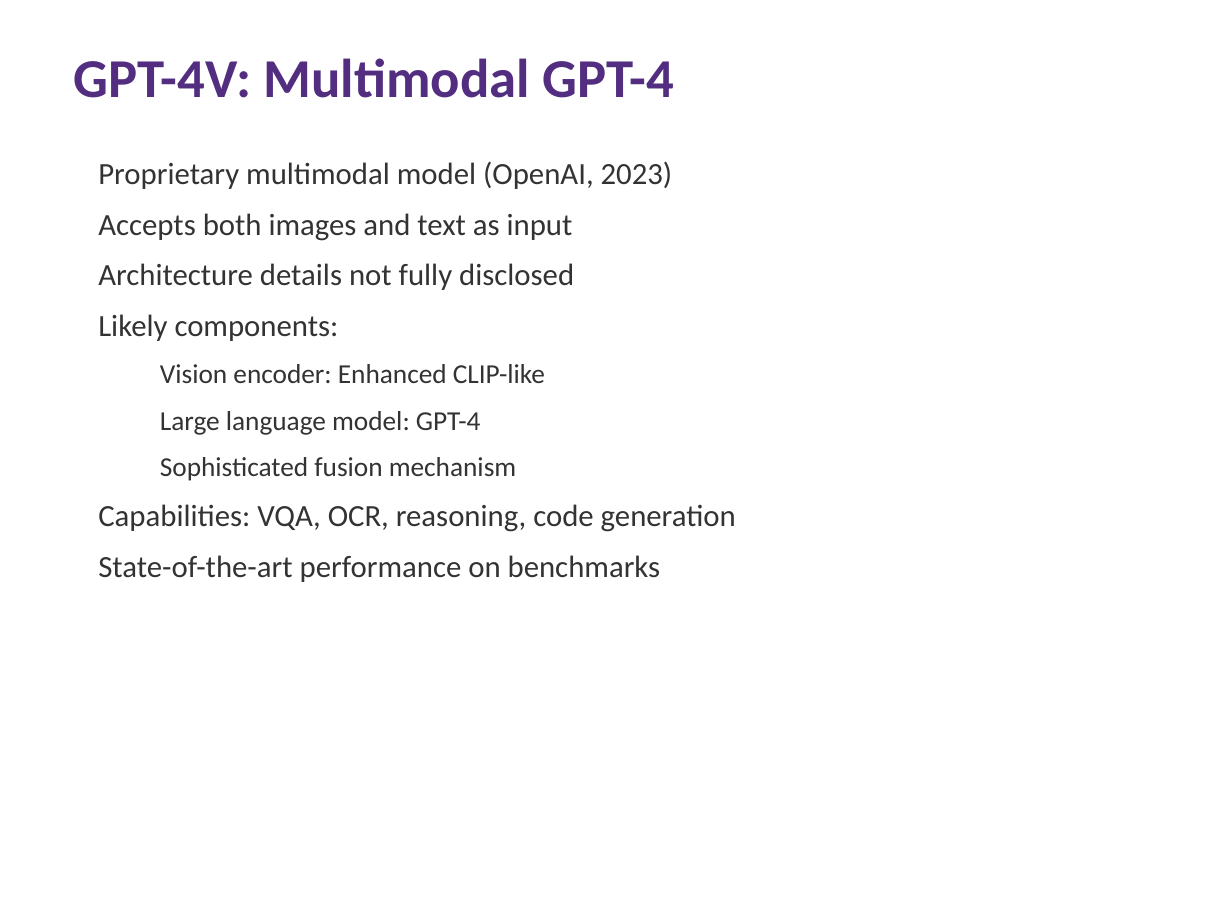
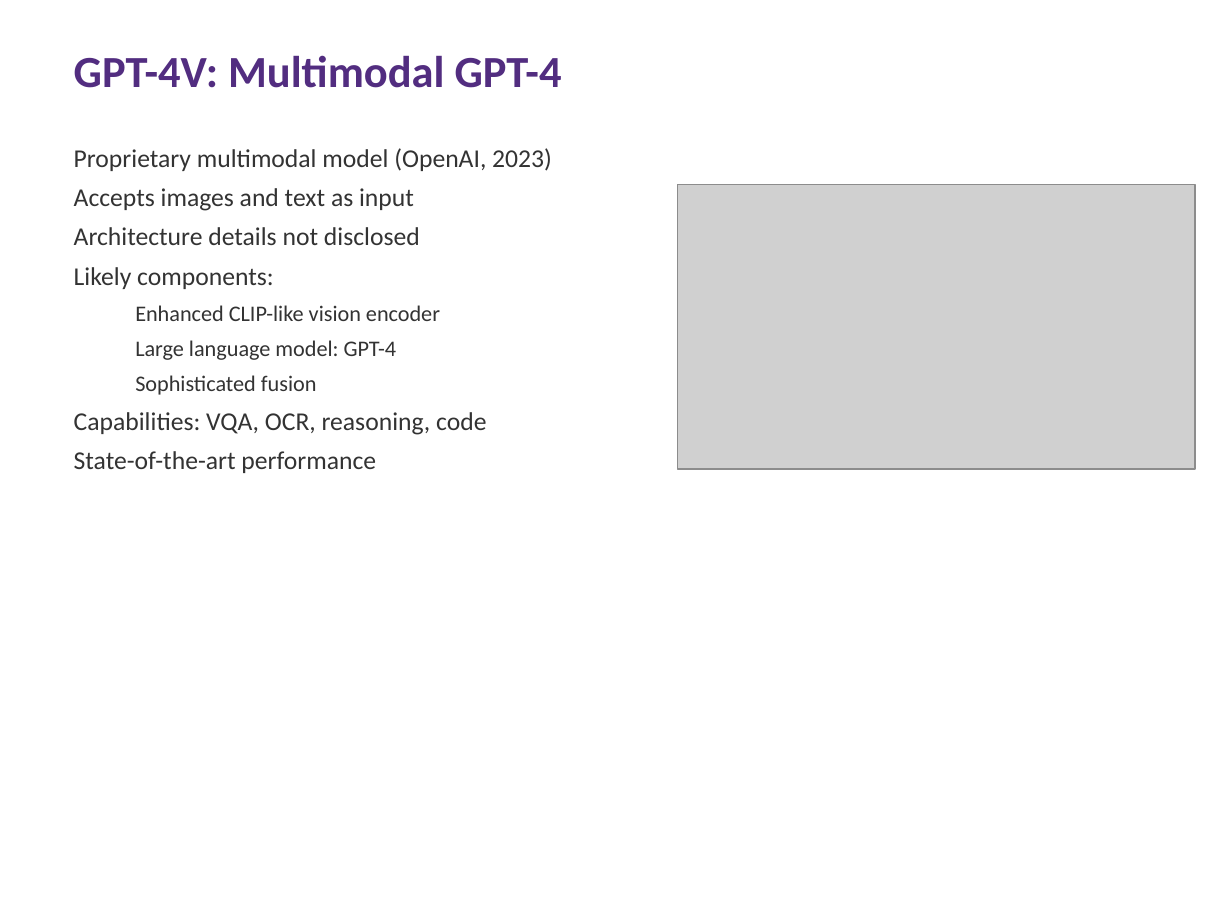
Before and after one commit to ai4he/experiments, a slide deck: slide 30 of Multimodal_LLM_Lecture.pptx. Drawn at 1232x924 pixels with LibreOffice and Linux fonts; fonts in the diff are those of the drawing; grey boxes stand for pictures. Boxes give left, top, right and bottom in pixels: in the first picture for what was removed or moved away, otherwise in the second. Text is boxed around its words. In the diff, an @@ line names an element or a change of style, - is before the commit and + after.

```diff
--- a/Multimodal_LLM_Lecture.pptx
+++ b/Multimodal_LLM_Lecture.pptx
@@ text "GPT-4V: Multimodal GPT-4" at box(74, 55, 562, 88): size 32 to 26 pt @@
@@ text "Proprietary multimodal model (OpenAI, 2023)": place and size @@
-text "Proprietary multimodal model (OpenAI, 2023)" at box(98, 161, 736, 582)
+text "Proprietary multimodal model (OpenAI, 2023)" at box(74, 148, 552, 473)
@@ text at box(74, 148, 552, 360): size 18 to 15 pt in "Proprietary multimodal model (OpenAI, 2023)", "Likely components:"; size 16 to 13 pt in "Large language model: GPT-4"; less space between paragraphs @@
@@ text at box(74, 188, 420, 245): text changed; size 18 to 15 pt @@
-Accepts both images and text as input
-Architecture details not fully disclosed
+Accepts images and text as input
+Architecture details not disclosed
@@ picture added at box(678, 185, 1195, 469) @@
@@ text at box(135, 305, 440, 321): text changed; size 16 to 13 pt @@
-  Vision encoder: Enhanced CLIP-like
+  Enhanced CLIP-like vision encoder
@@ text at box(74, 375, 486, 473): text changed; size 18 to 15 pt @@
-  Sophisticated fusion mechanism
-Capabilities: VQA, OCR, reasoning, code generation
-State-of-the-art performance on benchmarks
+  Sophisticated fusion
+Capabilities: VQA, OCR, reasoning, code
+State-of-the-art performance
```
Also in this commit, not shown: 77 other slides changed, 2 other files.
